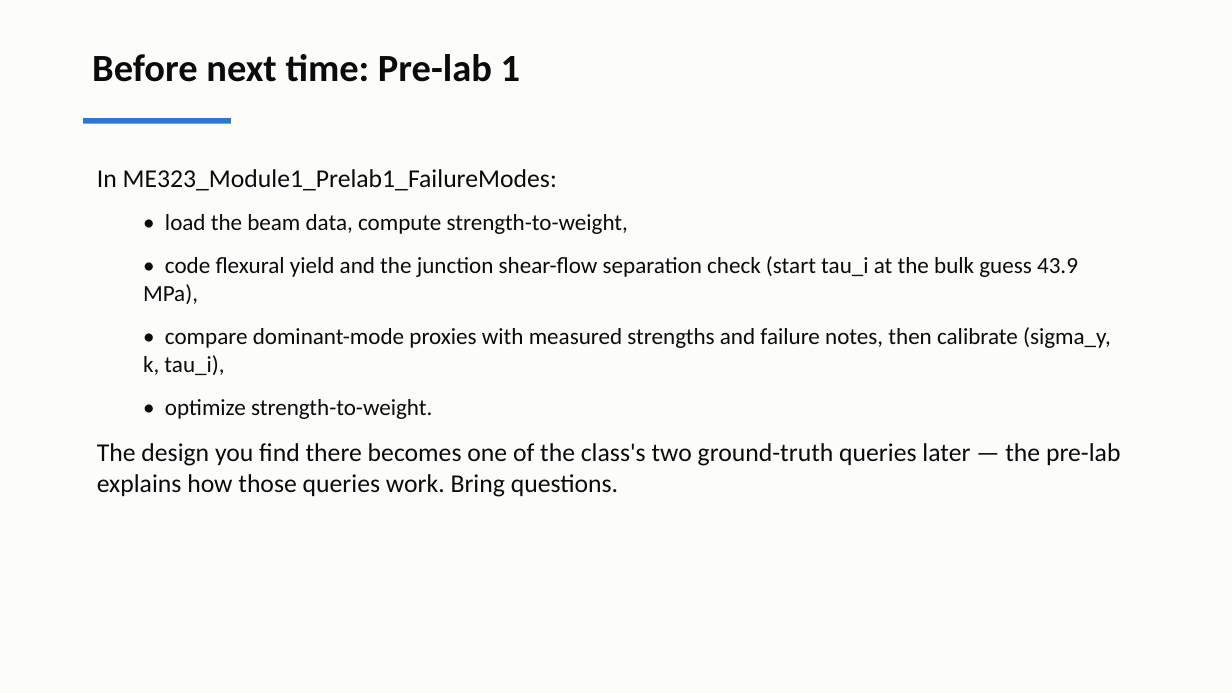
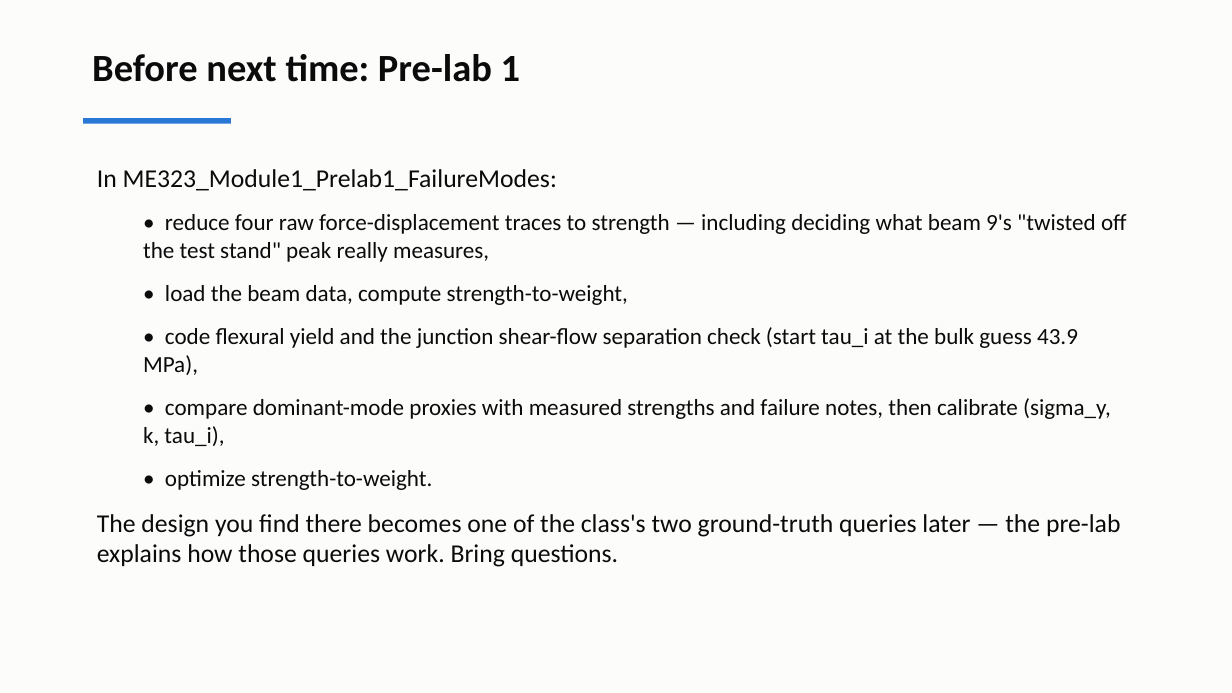
Before and after one commit to andrewvoss8-boop/core-me-data-science-activities-public, a slide deck: slide 25 of me323/Module1_drafts/ME323_Module1_Lecture1.pptx (slide 23 before the commit). Drawn at 1232x693 pixels with LibreOffice and Linux fonts; fonts in the diff are those of the drawing. Boxes give left, top, right and bottom in pixels: in the first picture for what was removed or moved away, otherwise in the second. Text is boxed around its words. In the diff, an @@ line names an element or a change of style, - is before the commit and + after.

```diff
--- a/me323/Module1_drafts/ME323_Module1_Lecture1.pptx
+++ b/me323/Module1_drafts/ME323_Module1_Lecture1.pptx
@@ text at (143, 214, 1127, 262): paragraph added @@
+  • reduce four raw force-displacement traces to strength — including deciding what beam 9's "twisted off the test stand" peak really measures,
```
Also in this commit, not shown: 1 other slide changed, 2 slides added, 20 other files.
